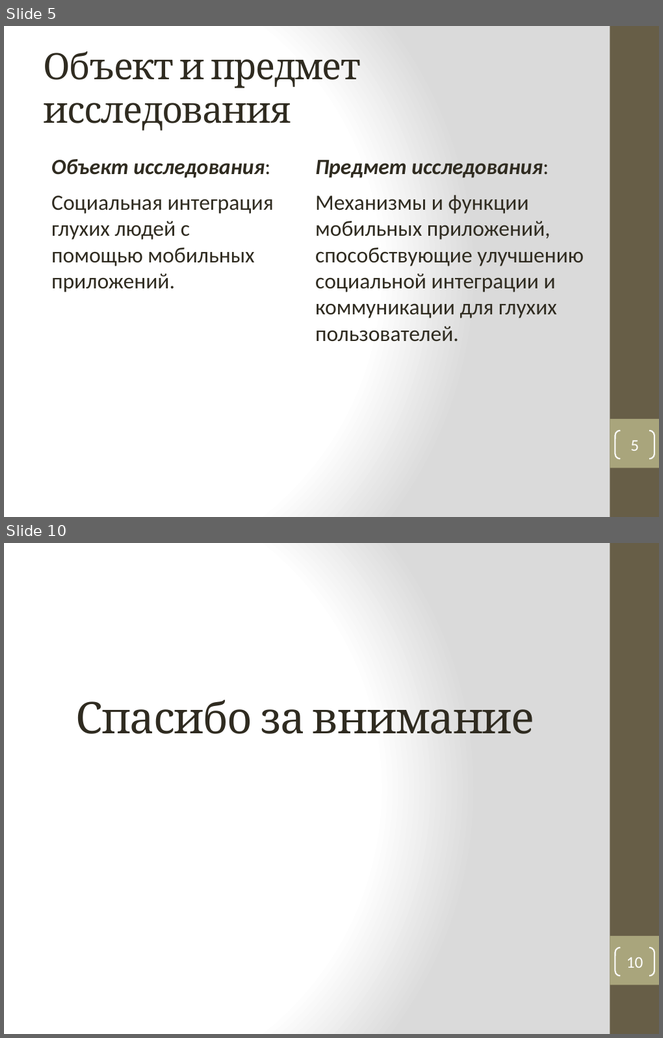
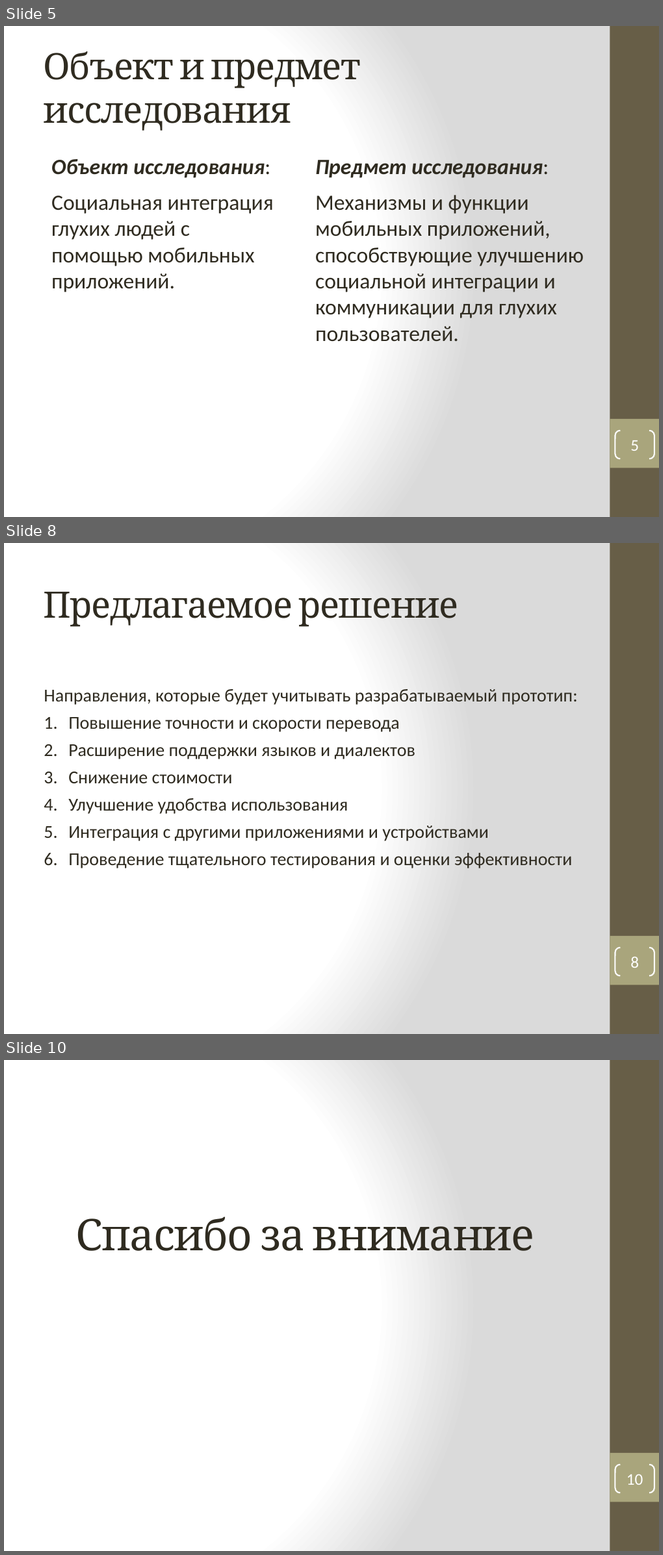
Before and after one commit to vadimgilka/DeafAndDumbPeople, a slide deck: Моя документация/Презентация_Панова.pptx. Shown one above the other, each under a label of ours: slides 5 and 10 before the commit, slides 5, 8 and 10 after it; the slides between them are not shown. The pictures are 663x1038 and 663x1555 pixels, drawn with LibreOffice and Linux fonts; fonts in the diff are those of the drawing. Boxes give left, top, right and bottom in pixels: in the first picture for what was removed or moved away, otherwise in the second. Text is boxed around its words. In the diff, an @@ line names an element or a change of style, - is before the commit and + after.

```diff
--- a/Моя документация/Презентация_Панова.pptx
+++ b/Моя документация/Презентация_Панова.pptx
@@ slide 8 added at (4, 543, 659, 1034), background gradient #FFFFFF to #DADADA; not listed: 2 template elements that a slide beside it also shows @@
@@ title added at (43, 592, 459, 627), 40 pt, text #2F2B20 @@
+Предлагаемое решение
@@ text added at (44, 689, 578, 869), 20 pt, text #2F2B20 @@
+Направления, которые будет учитывать разрабатываемый прототип:
+1. Повышение точности и скорости перевода
+2. Расширение поддержки языков и диалектов
+3. Снижение стоимости
+4. Улучшение удобства использования
+5. Интеграция с другими приложениями и устройствами
+6. Проведение тщательного тестирования и оценки эффективности
@@ page number added at (615, 948, 655, 976), outline #FFFFFF 1.5 pt, 18 pt, text #FFFFFF @@
+8
```
Also in this commit, not shown: 3 other slides added, 4 slides removed, 1 other file.
